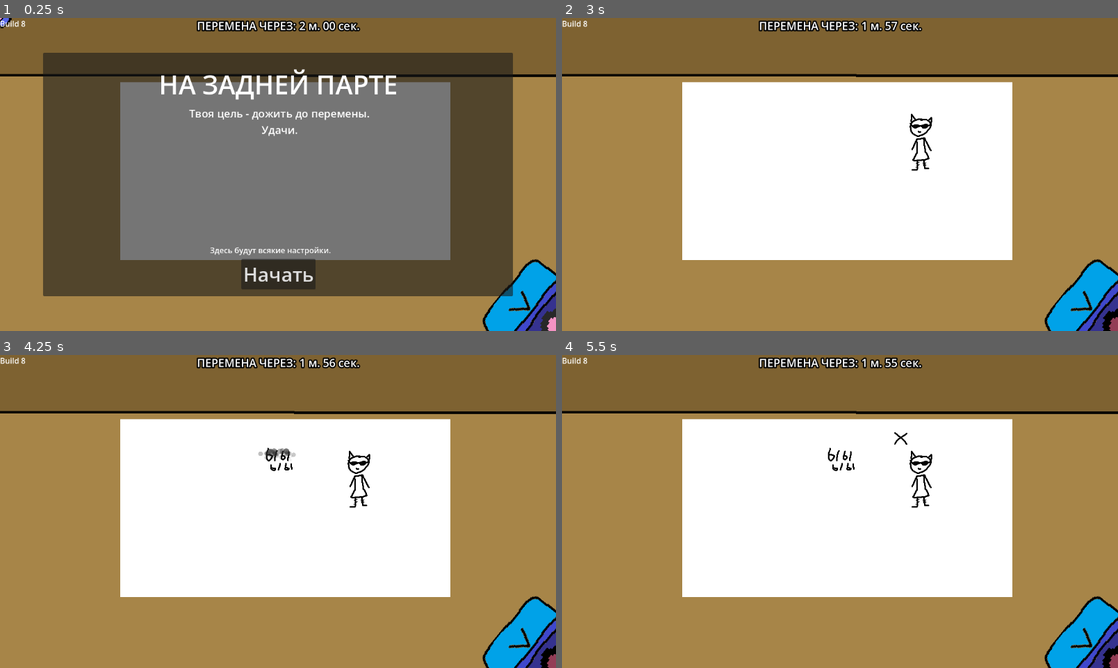
Above: before the commit, frames 1-4 (two rows, left to right).
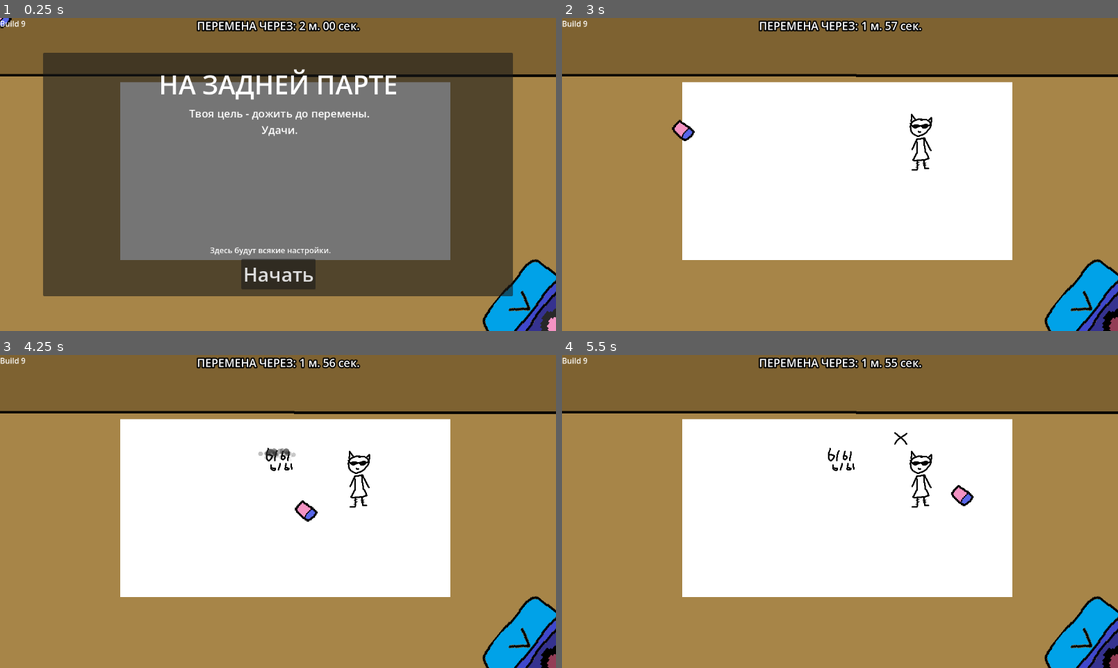
Above: after the commit, the same moments.

Repository: AmongRyzh/maxter-s-jam-2026
Game: Godot game, scene res://gameplay.tscn
The game is run twice, just before and just after one commit, with the same random seed, the same clock (stepped at 60 frames per second) and the same inputs. The engine's default icon, where the game draws it, is replaced by a stand-in: a white triangle on a blue panel in a dark square.
Inputs (mouse positions are in pixels of both pictures, inside the frame that each line leads up to):
- Up to frame 1 (0.25 s): no input
- Up to frame 2 (3 s): click "Начать" at 0.5 s; move the mouse to (1079, 299) at 1.27 s; click (1079, 299) at 1.42 s; move the mouse to (984, 227) at 2.02 s; click (984, 227) at 2.17 s; move the mouse to (673, 127) at 2.77 s; click (673, 127) at 2.92 s
- Up to frame 3 (4.25 s): move the mouse to (305, 511) at 3.52 s; click (305, 511) at 3.67 s
- Up to frame 4 (5.5 s): move the mouse to (756, 433) at 4.27 s; click (756, 433) at 4.42 s; tap Enter at 5 s; move the mouse to (962, 495) at 5.02 s; click (962, 495) at 5.17 s

The runs differ from the first frame. In frame 1, less than 0.1% of the frame differs, in the area x 3-5%, y 0-3%; in frame 2, 0.2%; in frame 3, 0.2%, in the area x 3-58%, y 0-54%; in frame 4, 0.2%.

Commit message:
фикс одного кретинического бага

Diff:
--- a/eraser/eraser.gd
+++ b/eraser/eraser.gd
@@ -4,9 +4,12 @@
 @export var speed: float = 5.0
 
 @export var eraser_durability: float = 100.0
-var current_eraser_durability: float = 1.0 :
+var current_eraser_durability: float = 100.0 :
 	set(value):
-		if !$InvincibilityTimer.is_stopped() or get_tree().current_scene.is_pencil_case_opened():
+		if !$InvincibilityTimer.is_stopped():
+			current_eraser_durability = eraser_durability
+			return
+		if get_tree().current_scene.is_pencil_case_opened():
 			current_eraser_durability = current_eraser_durability
 			return
 
--- a/gameplay.tscn
+++ b/gameplay.tscn
@@ -152,7 +152,6 @@
 script = ExtResource("8_0m7cd")
 random_range = 0.2
 decrease_wait_time_by = 1.25
-report = true
 
 [node name="BeginRandomEventTimer" type="Timer" parent="Timers" unique_id=649961357]
 wait_time = 22.5
@@ -247,7 +246,7 @@
 [node name="BuildLabel" type="Label" parent="CanvasLayer" unique_id=353407264]
 offset_right = 53.0
 offset_bottom = 23.0
-text = "Build 8"
+text = "Build 9"
 
 [node name="GameFinishLabel" type="Label" parent="CanvasLayer" unique_id=1348736259]
 anchors_preset = 5
Not shown, changed: export_presets.cfg
